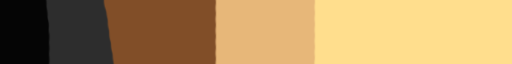
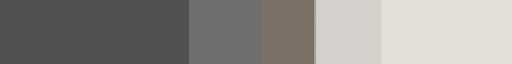
Revision of a layered 512 × 64 image; what changed, layer by layer:
added layer "图层 4" above "图层 3" over (x1=0, y1=0, x2=512, y2=64)
added layer "图层 3" above "图层 2" over (x1=0, y1=0, x2=512, y2=64)
added layer "图层 2" above "图层 0" over (x1=203, y1=0, x2=512, y2=64)
added layer "图层 0" over (x1=0, y1=0, x2=512, y2=64)
